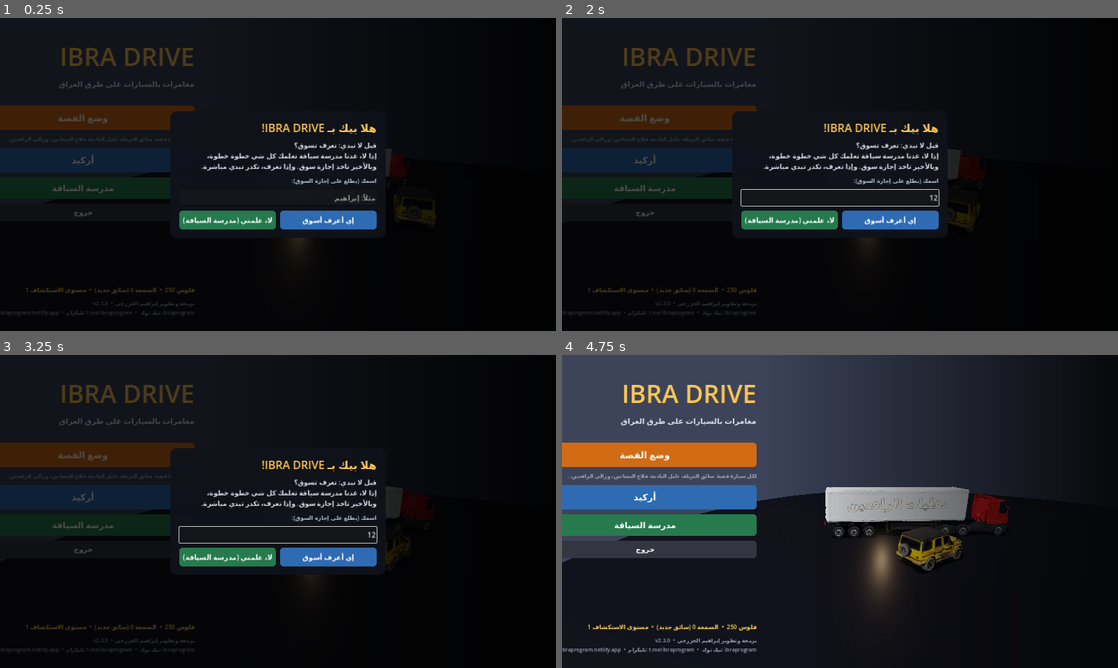
Above: before the commit, frames 1-4 (two rows, left to right).
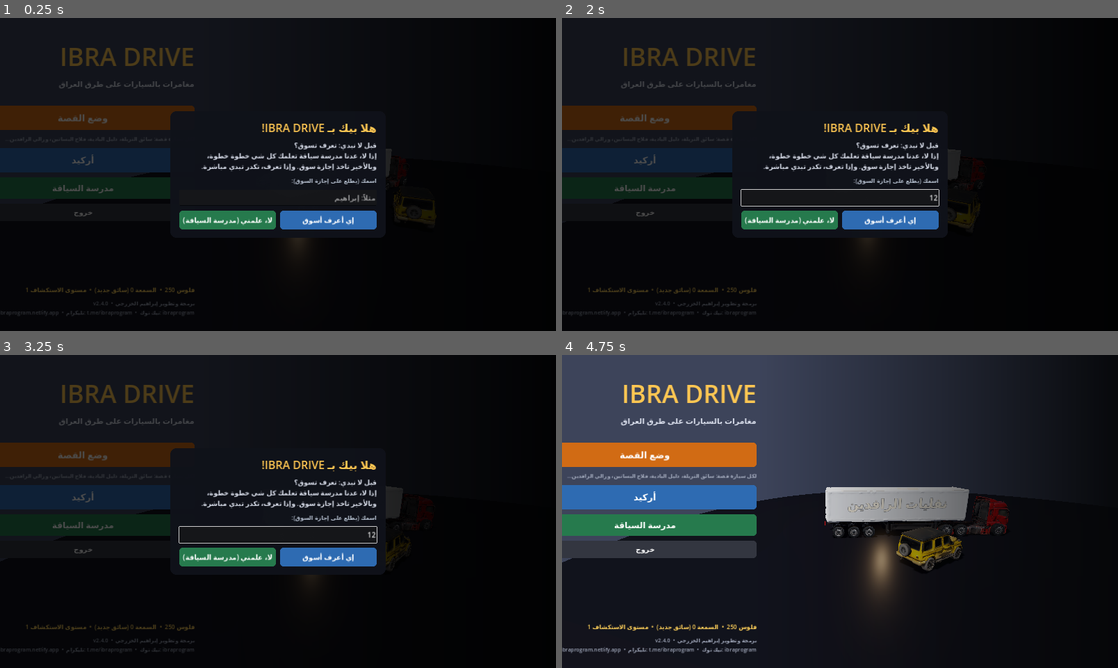
Above: after the commit, the same moments.

Repository: ibrata2/ibra-drive
Game: Godot game, scene res://main.tscn
The game is run twice, just before and just after one commit, with the same random seed, the same clock (stepped at 60 frames per second) and the same inputs.
Inputs (mouse positions are in pixels of both pictures, inside the frame that each line leads up to):
- Up to frame 1 (0.25 s): no input
- Up to frame 2 (2 s): click (840, 196) at 0.52 s; type "12" at 0.6 s; click "وضع القصة" at 1.25 s
- Up to frame 3 (3.25 s): click "أركيد" at 2 s; click "مدرسة السياقة" at 2.75 s
- Up to frame 4 (4.75 s): click "خروج" at 3.5 s; click "إي أعرف أسوق" at 4.25 s

The runs differ from the first frame. In frame 1, less than 0.1% of the frame differs, in the area x 18-74%, y 43-92%; in frame 2, less than 0.1%; in frame 3, less than 0.1%; in frame 4, 0.5%, in the area x 18-81%, y 44-92%.

Commit message:
v2.4.0: قاطرة الرافدين بمجسم ملون جديد (T01) مخفف 66 ألف مثلث
Co-Authored-By: Claude Opus 5.5 <noreply@anthropic.com>
Claude-Session: https://claude.ai/code/session_017vfXGovdStAz6h8U7Kmdxa

Diff:
--- a/project.godot
+++ b/project.godot
@@ -3,7 +3,7 @@
 
 [application]
 
-config/version="2.3.0"
+config/version="2.4.0"
 config/name="IBRA DRIVE"
 config/description="مغامرات بالسيارات — أكثر من 100 مكان"
 run/main_scene="res://main.tscn"
--- a/scripts/car_model.gd
+++ b/scripts/car_model.gd
@@ -500,8 +500,7 @@
 	"V06": {"yaw": PI, "len": 4.4, "name": "سيارة متروكة"},
 	"V07": {"yaw": -PI / 2, "len": 4.8, "name": "بيكب متروك"},
 	# قاطرة ومقطورة بدون تكستشر: تنصبغ بالكود (zones) • fit = العرض/الارتفاع/الطول بالمتر
-	"T01": {"yaw": PI, "fit": Vector3(2.45, 3.4, 6.55), "zc": -0.025, "keep_wheels": true, "axles": [-2.15, 1.04, 2.6],
-		"zones": {"chassis": 0.3, "cab": 0.64, "glass": Vector2(0.56, 0.86)}},
+	"T01": {"yaw": PI, "fit": Vector3(2.42, 3.2, 6.55), "zc": -0.05, "keep_wheels": true, "axles": [-2.18, 1.18, 2.49]},
 	"T04": {"yaw": PI, "zones": {"chassis": 0.3, "cab": -1.0}},
 	"C01": {"h": 1.78}, "C02": {"h": 1.74}, "C03": {"h": 1.66},
 	"C04": {"h": 1.76}, "C05": {"h": 1.75}, "C06": {"h": 1.8},
--- a/scripts/menu.gd
+++ b/scripts/menu.gd
@@ -113,7 +113,7 @@
 	v.add_child(sp)
 	var info := UIKit.label("فلوس %d  •  السمعة %d (%s)  •  مستوى الاستكشاف %d" % [int(Game.data["coins"]), Jobs.rep(), Jobs.rep_title(), Game.level()], 17, Color(1, 0.82, 0.35))
 	v.add_child(info)
-	var ver := UIKit.label("v2.3.0  •  برمجة وتطوير إبراهيم الخزرجي\nتطبيقاتي: ibraprogram.netlify.app  •  تليكرام: t.me/ibraprogram  •  تيك توك: ibraprogram", 15, Color(0.62, 0.65, 0.72))
+	var ver := UIKit.label("v2.4.0  •  برمجة وتطوير إبراهيم الخزرجي\nتطبيقاتي: ibraprogram.netlify.app  •  تليكرام: t.me/ibraprogram  •  تيك توك: ibraprogram", 15, Color(0.62, 0.65, 0.72))
 	v.add_child(ver)
 
 
--- a/scripts/truck_hub.gd
+++ b/scripts/truck_hub.gd
@@ -476,7 +476,7 @@
 			_refresh_all())
 		deco_list.add_child(lb)
 		if pro:
-			deco_list.add_child(UIKit.label("الصبغ يشتغل على المجسم. الكروم والأضواء والأعلام تطلع بالشكل الكلاسيكي.", 15, Color(0.75, 0.78, 0.85), true))
+			deco_list.add_child(UIKit.label("المجسم ملون من التصميم وما ينصبغ. الصبغ والكروم والأضواء والأعلام تشتغل على الشكل الكلاسيكي.", 15, Color(0.75, 0.78, 0.85), true))
 	deco_list.add_child(UIKit.label("صبغ الكابينة", 22, UIKit.GOLD))
 	deco_list.add_child(_color_grid(func(col: Color):
 		Game.set_paint(cab, col)
Not shown, changed: export_presets.cfg
Binary file changed: models/T01.glb
Binary file added: models/T01_texture_pbr_20250901.jpg
Not shown, added: models/T01_texture_pbr_20250901.jpg.import
Binary file added: models/T01_texture_pbr_20250901_metallic-texture_pbr_20250901_roughness.png
Not shown, added: models/T01_texture_pbr_20250901_metallic-texture_pbr_20250901_roughness.png.import
Binary file added: models/T01_texture_pbr_20250901_normal.png
Not shown, added: models/T01_texture_pbr_20250901_normal.png.import
Not shown, changed: installer/VERSION
Not shown, changed: installer/release_notes.md
